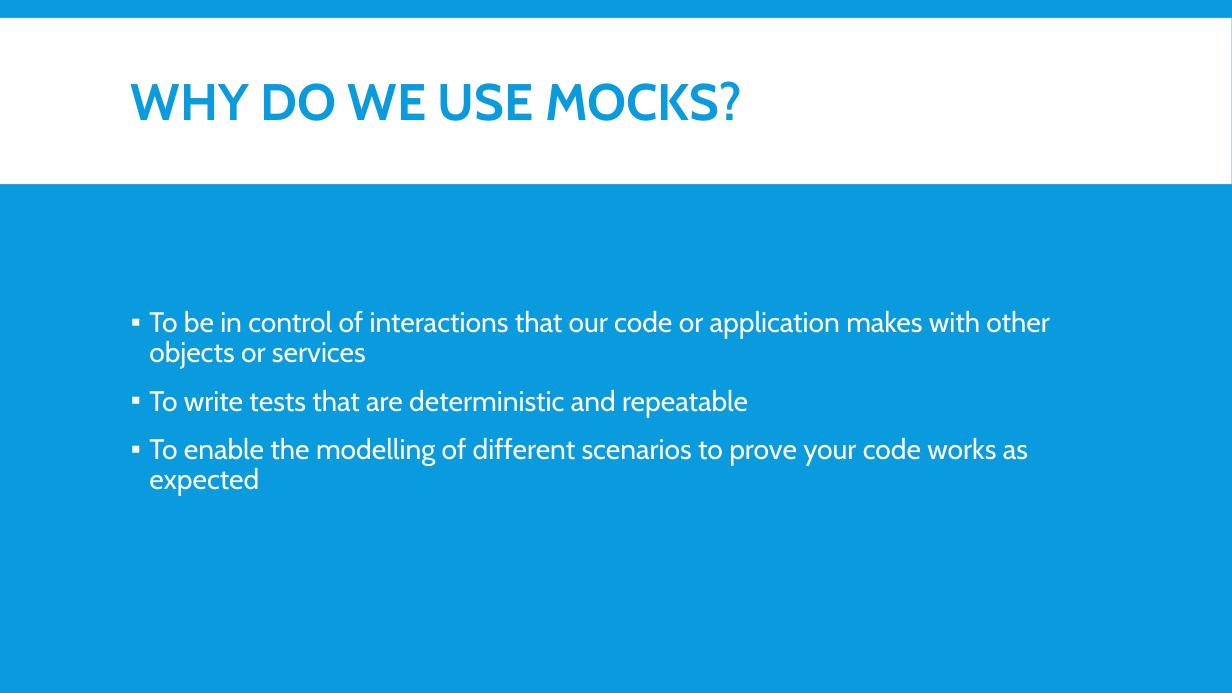
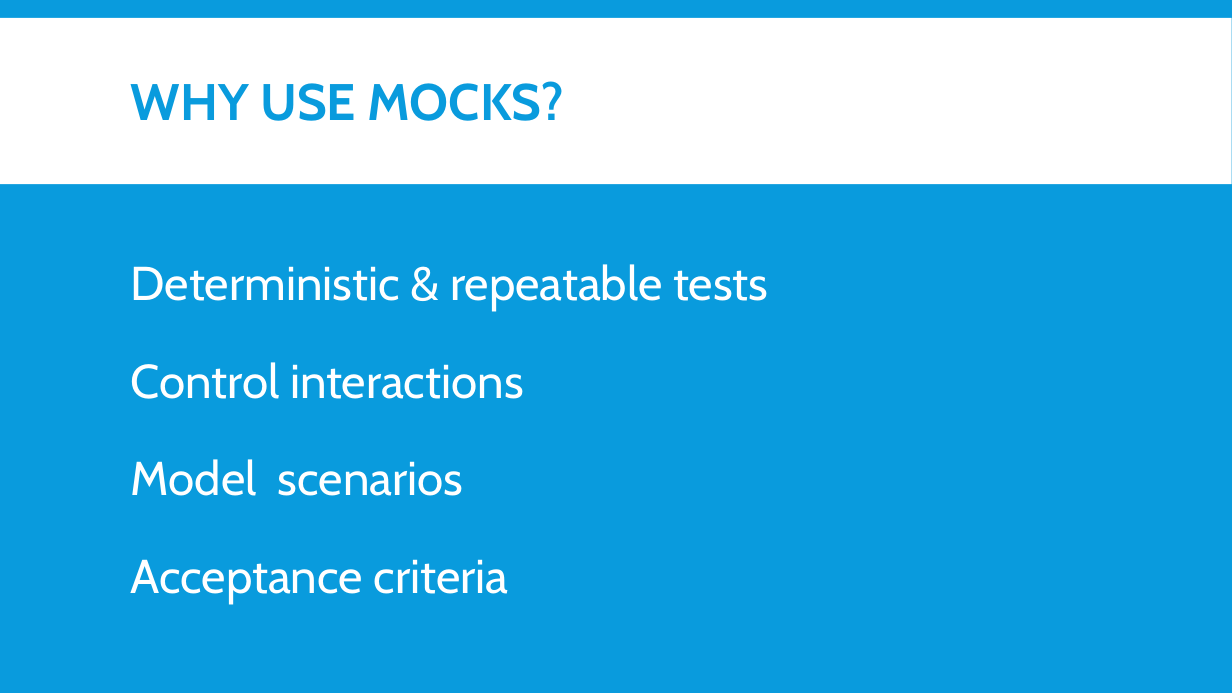
Before and after one commit to nickebbitt/wiremock-examples, a slide deck: slide 4 of wiremock-slides.pptx. Drawn at 1232x693 pixels with LibreOffice and Linux fonts; fonts in the diff are those of the drawing. Boxes give left, top, right and bottom in pixels: in the first picture for what was removed or moved away, otherwise in the second. Text is boxed around its words. In the diff, an @@ line names an element or a change of style, - is before the commit and + after.

```diff
--- a/wiremock-slides.pptx
+++ b/wiremock-slides.pptx
@@ title at (x1=131, y1=81, x2=565, y2=121): text changed @@
-WHY DO WE USE MOCKS?
+WHY USE MOCKS?
@@ text at (x1=131, y1=264, x2=768, y2=605): text changed; size 22 to 37 pt @@
-▪ To be in control of interactions that our code or application makes with other objects or services
-▪ To write tests that are deterministic and repeatable
-▪ To enable the modelling of different scenarios to prove your code works as expected
+Deterministic & repeatable tests
+Control interactions
+Model scenarios
+Acceptance criteria
```
Also in this commit, not shown: 6 other slides changed, 3 slides added, 1 slide removed, 3 other files.
